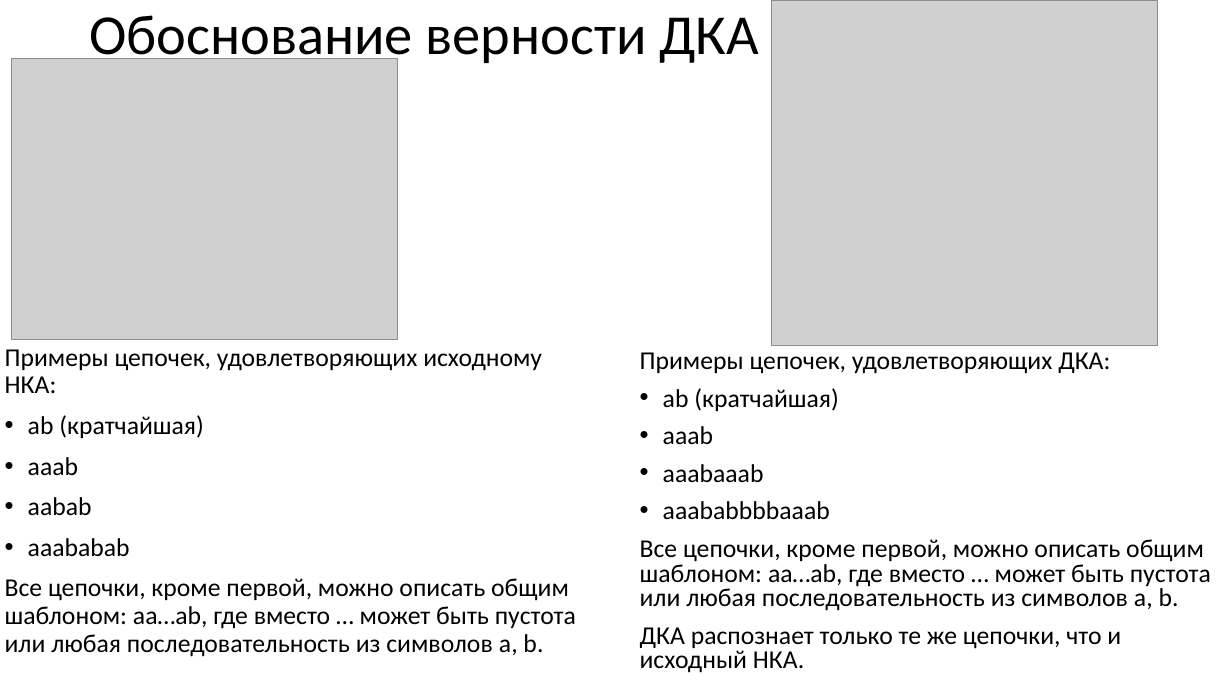
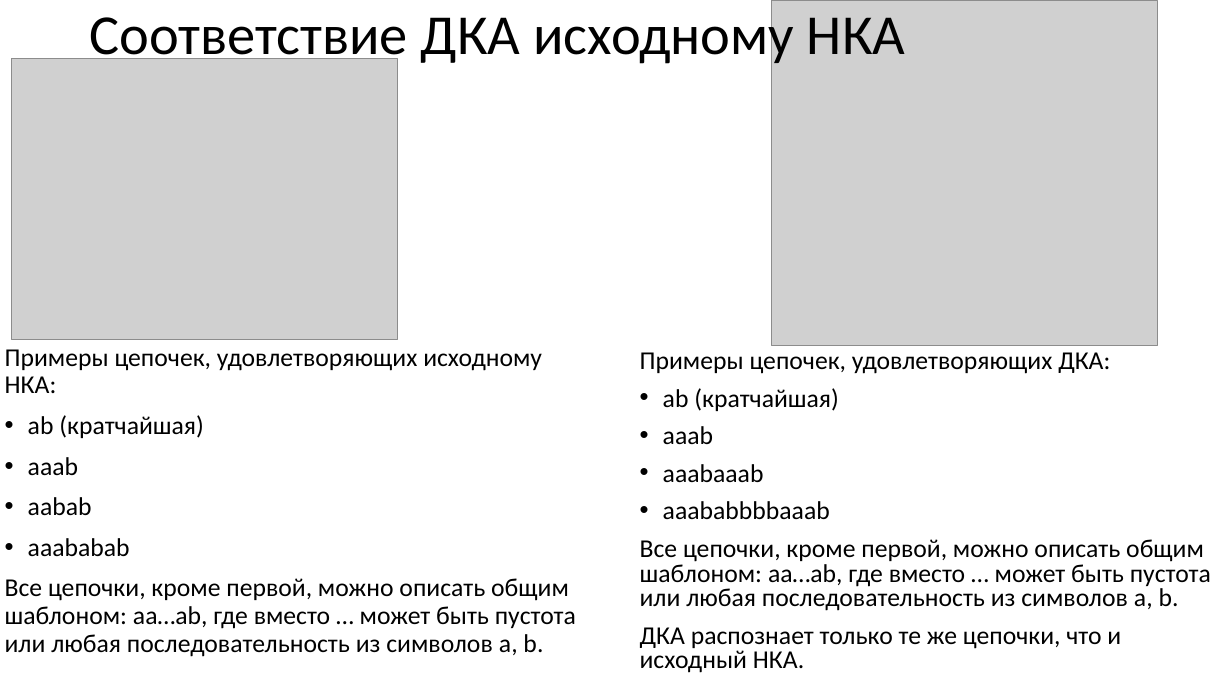
Before and after one commit to goddamnteam/korzun, a slide deck: slide 21 of task4.pptx. Drawn at 1232x693 pixels with LibreOffice and Linux fonts; fonts in the diff are those of the drawing; grey boxes stand for pictures. Boxes give left, top, right and bottom in pixels: in the first picture for what was removed or moved away, otherwise in the second. Text is boxed around its words. In the diff, an @@ line names an element or a change of style, - is before the commit and + after.

```diff
--- a/task4.pptx
+++ b/task4.pptx
@@ title at (x1=89, y1=6, x2=905, y2=67): text changed @@
-Обоснование верности ДКА
+Соответствие ДКА исходному НКА
```
Also in this commit, not shown: 3 other slides changed.
